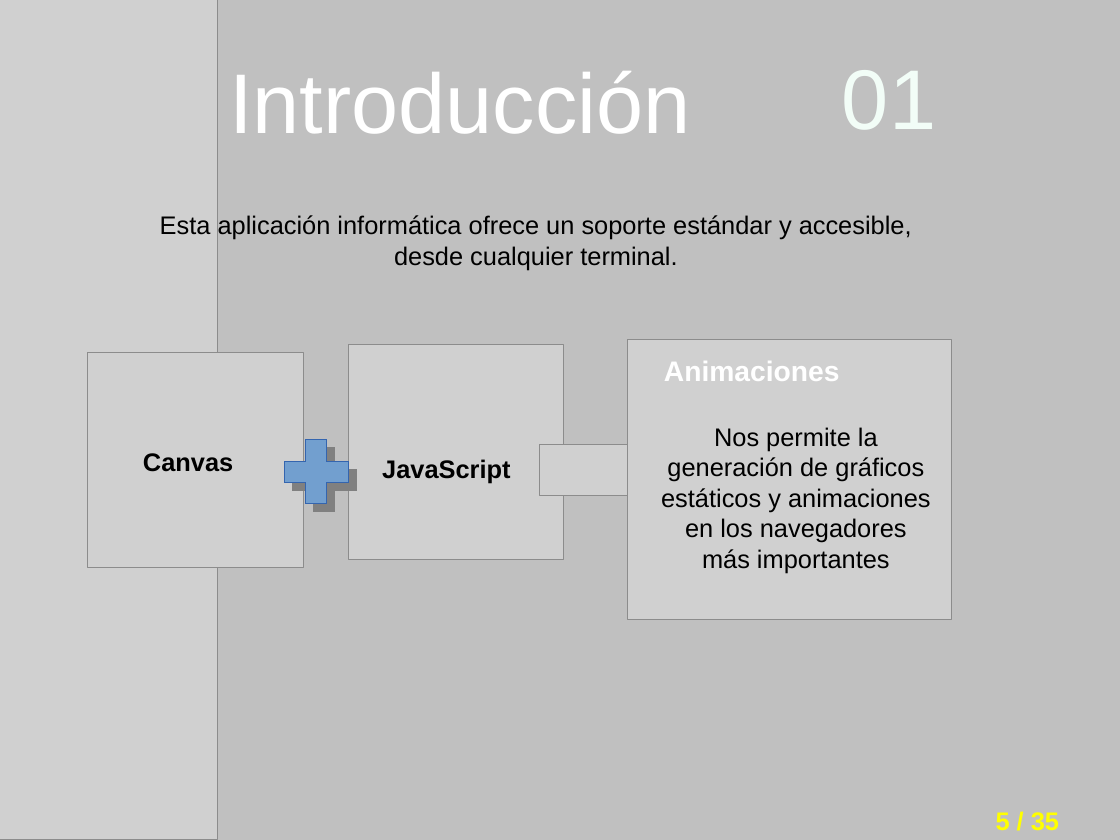
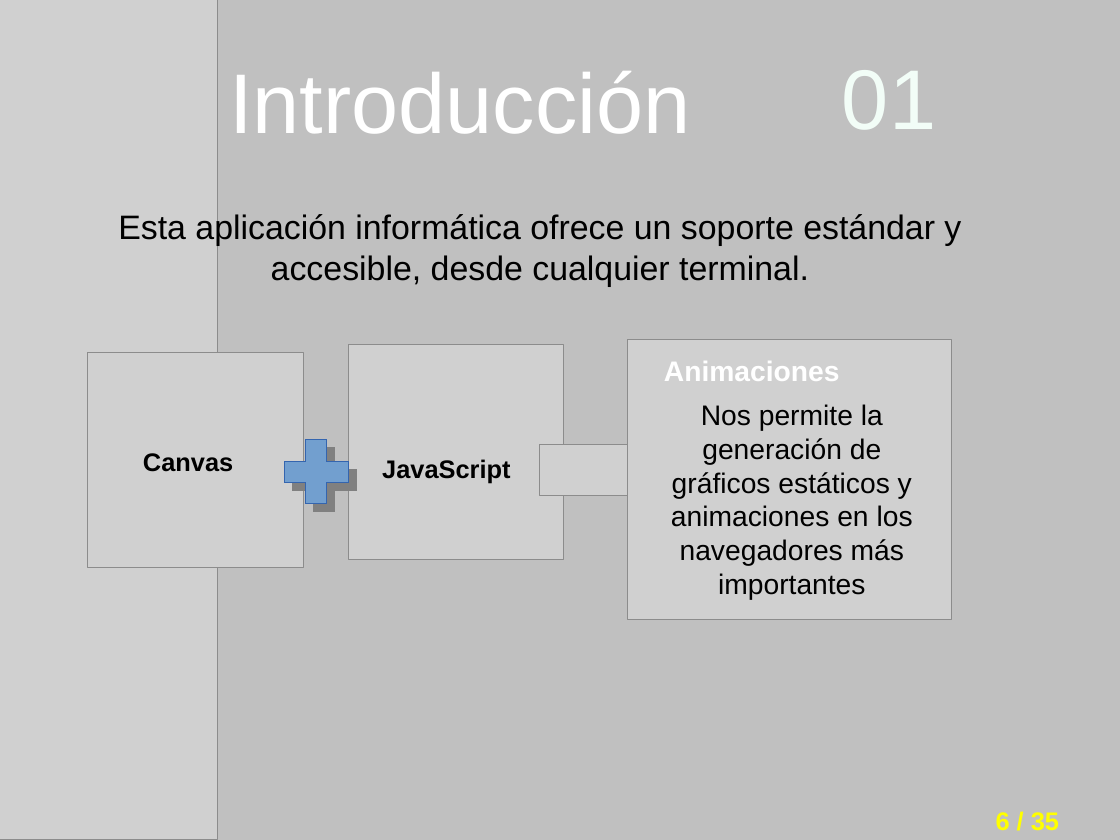
Before and after one commit to i62navpm/PFCweb, a slide deck: slide 6 of Documentación/Presentación.odp (slide 5 before the commit). Drawn at 1120x840 pixels with LibreOffice and Linux fonts; fonts in the diff are those of the drawing; grey boxes stand for pictures; background and template pictures are left out. Boxes give left, top, right and bottom in pixels: in the first picture for what was removed or moved away, otherwise in the second. Text is boxed around its words. In the diff, an @@ line names an element or a change of style, - is before the commit and + after.

```diff
--- a/Documentación/Presentación.odp
+++ b/Documentación/Presentación.odp
@@ text "Esta aplicación informática ofrece un ..." at (x1=118, y1=212, x2=961, y2=286): size 18 to 24 pt @@
@@ text "Nos permite la generación de ..." moved from (x1=661, y1=427, x2=931, y2=573) to (x1=671, y1=404, x2=913, y2=600) @@
@@ text "Nos permite la generación de ..." at (x1=671, y1=404, x2=913, y2=600): size 18 to 20 pt @@
@@ page number at (x1=996, y1=812, x2=1059, y2=831): text changed @@
-5 / 35
+6 / 35
```
Also in this commit, not shown: 11 other slides changed, 1 other file.
